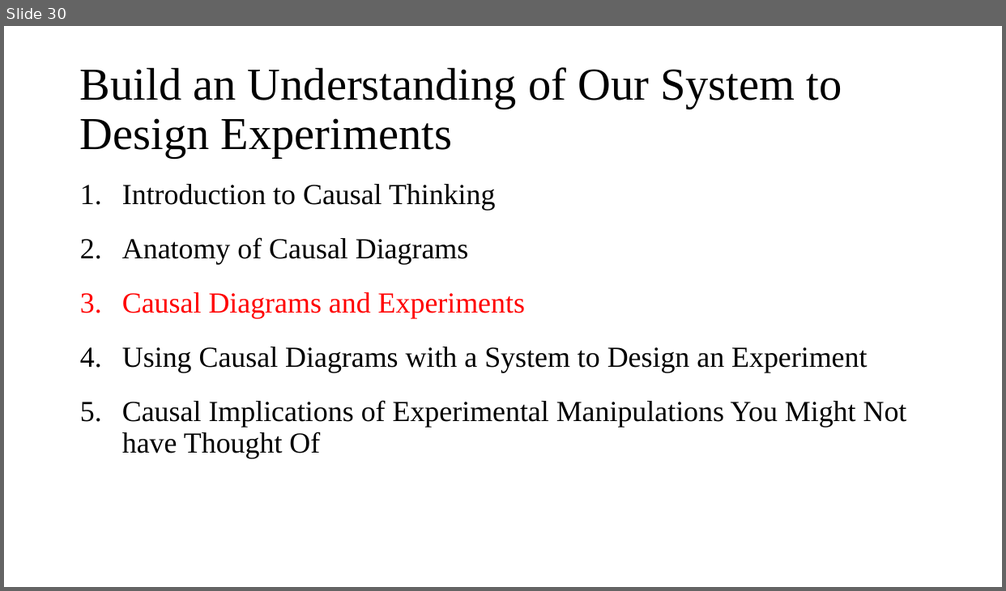
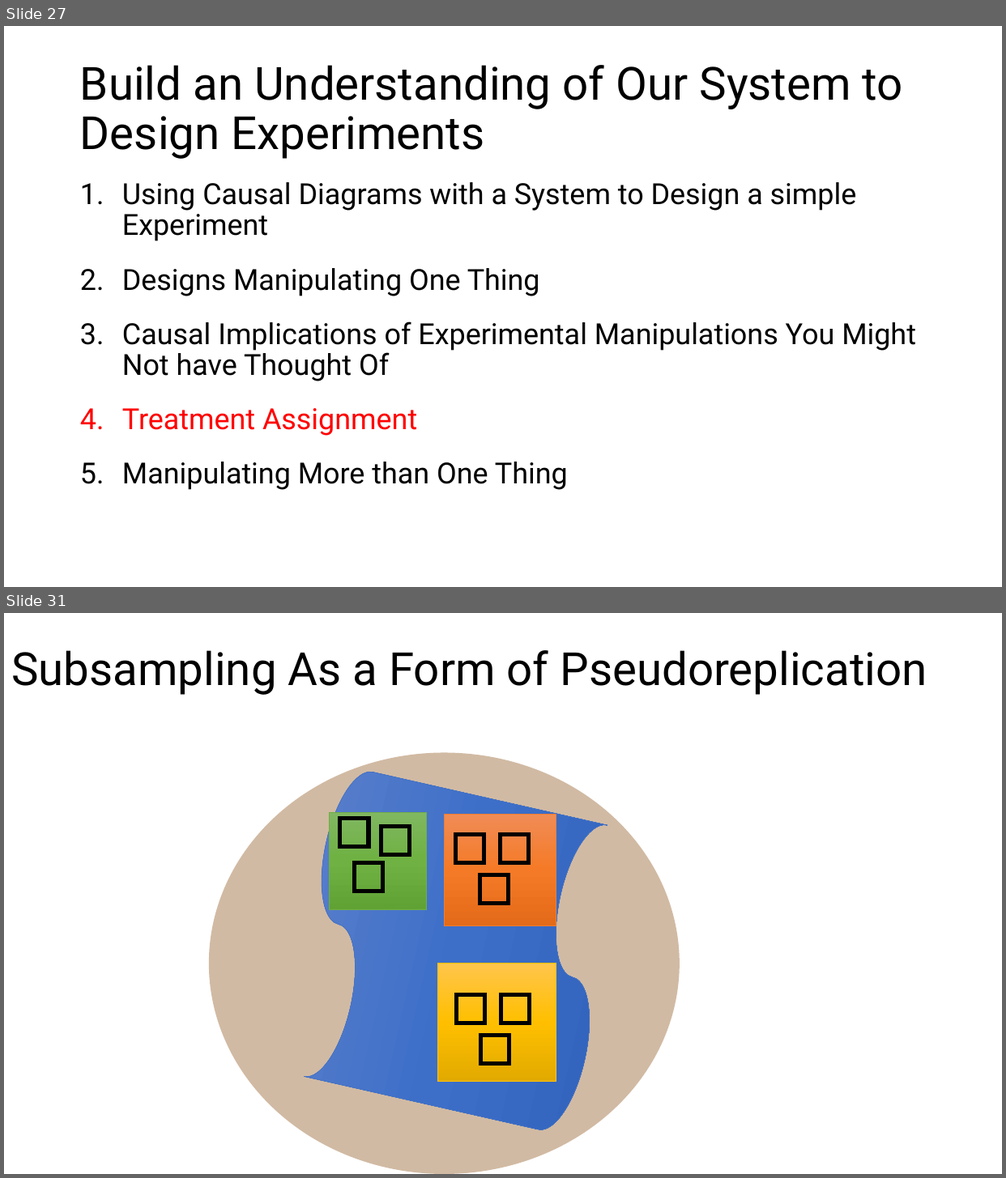
Before and after one commit to biol607/biol607.github.io, a slide deck: lectures/causality_experiments.pptx. Shown one above the other, each under a label of ours: slide 30 before the commit, slides 27 and 31 after it; the slides between them are not shown. The pictures are 1006x591 and 1006x1178 pixels, drawn with LibreOffice and Linux fonts; fonts in the diff are those of the drawing. Boxes give left, top, right and bottom in pixels: in the first picture for what was removed or moved away, otherwise in the second. Text is boxed around its words. In the diff, an @@ line names an element or a change of style, - is before the commit and + after.

Commit message:
Updating expt design lecture

```diff
--- a/lectures/causality_experiments.pptx
+++ b/lectures/causality_experiments.pptx
@@ slide 31 added at box(4, 613, 1002, 1174), background #FFFFFF @@
@@ title added at box(11, 650, 927, 695), 44 pt, text #000000 @@
+Subsampling As a Form of Pseudoreplication
@@ ellipse added at box(209, 753, 680, 1174), fill #996633 at 45% opacity @@
@@ flow chart punched tape added at box(275, 765, 637, 1136), fill gradient #6183CB to #3E70CA to #3062BB, outline #4472C4 0.5 pt @@
@@ rectangle added at box(329, 812, 426, 909), fill gradient #81B861 to #6FB242 to #62A336, outline #70AD47 0.5 pt @@
@@ rectangle added at box(340, 818, 368, 846), outline #000000 4 pt @@
@@ rectangle added at box(381, 826, 410, 855), outline #000000 4 pt @@
@@ rectangle added at box(444, 814, 556, 925), fill gradient #F18C57 to #F67B28 to #E56C19, outline #ED7D31 0.5 pt @@
@@ rectangle added at box(455, 835, 484, 863), outline #000000 4 pt @@
@@ rectangle added at box(501, 835, 529, 863), outline #000000 4 pt @@
@@ rectangle added at box(355, 863, 383, 892), outline #000000 4 pt @@
@@ rectangle added at box(480, 875, 509, 904), outline #000000 4 pt @@
@@ rectangle added at box(437, 964, 556, 1082), fill gradient #FFC64B to #FFC000 to #E3AB00, outline #FFC000 0.5 pt @@
@@ rectangle added at box(456, 995, 484, 1023), outline #000000 4 pt @@
@@ rectangle added at box(501, 995, 530, 1023), outline #000000 4 pt @@
@@ rectangle added at box(481, 1035, 509, 1063), outline #000000 4 pt @@
@@ what was slide 30 is now slide 27 @@
@@ slide 27 changed as well @@
@@ title "Build an Understanding of Our ..." at box(80, 65, 903, 159): font Times New Roman to Roboto @@
@@ text at box(122, 182, 857, 297): text changed; font Times New Roman to Roboto @@
-1. Introduction to Causal Thinking
-2. Anatomy of Causal Diagrams
-3. Causal Diagrams and Experiments
-4. Using Causal Diagrams with a System to Design an Experiment
+1. Using Causal Diagrams with a System to Design a simple Experiment
+2. Designs Manipulating One Thing
@@ text at box(122, 322, 916, 382): font Times New Roman to Roboto in "Causal Implications of Experimental Manipulations You Might ..." @@
@@ text at box(122, 408, 568, 490): paragraphs added @@
+4. Treatment Assignment
+5. Manipulating More than One Thing
```
Also in this commit, not shown: 21 other slides changed, 24 other slides added, 30 slides removed.
